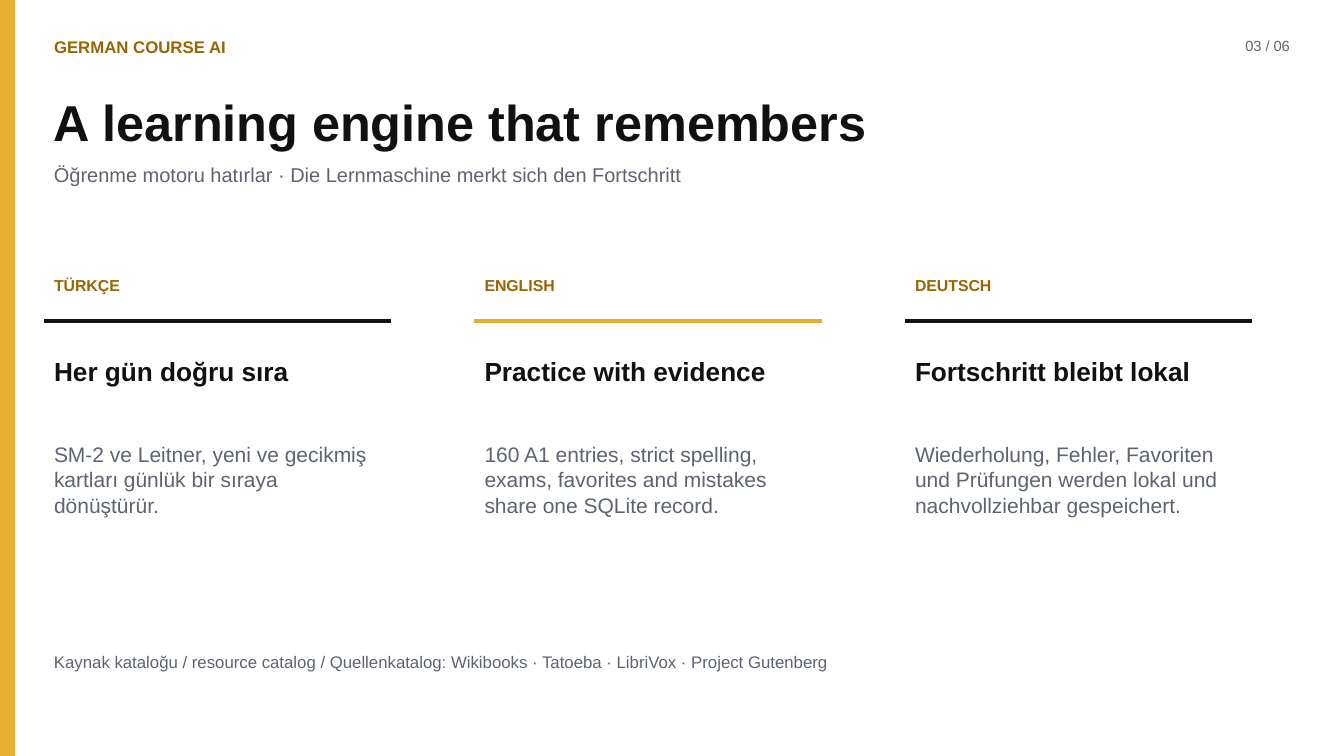
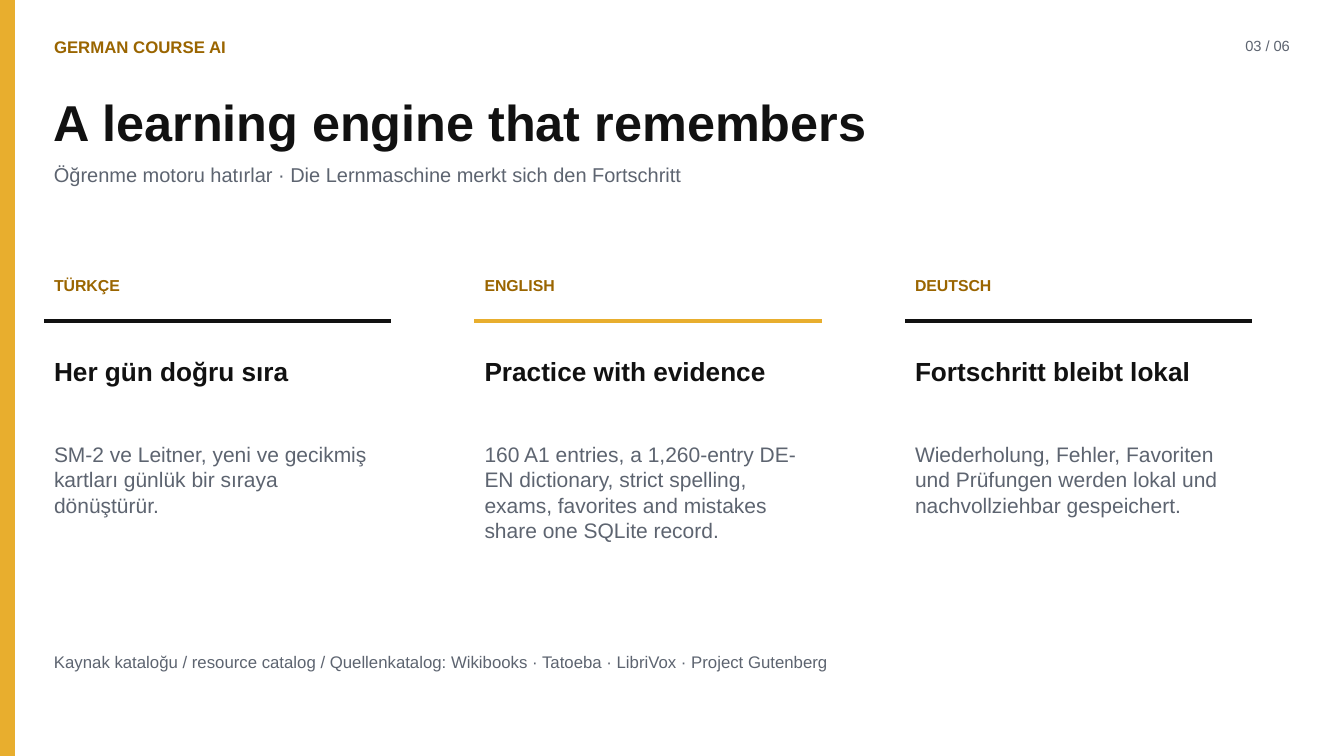
Before and after one commit to Azizsekerdil/GermanCourseAI, a slide deck: slide 3 of docs/presentation/German-Course-AI-Trilingual.pptx. Drawn at 1344x756 pixels with LibreOffice and Linux fonts; fonts in the diff are those of the drawing. Boxes give left, top, right and bottom in pixels: in the first picture for what was removed or moved away, otherwise in the second. Text is boxed around its words. In the diff, an @@ line names an element or a change of style, - is before the commit and + after.

```diff
--- a/docs/presentation/German-Course-AI-Trilingual.pptx
+++ b/docs/presentation/German-Course-AI-Trilingual.pptx
@@ text at bbox=[485, 447, 796, 542]: text changed @@
-160 A1 entries, strict spelling, exams, favorites and mistakes share one SQLite record.
+160 A1 entries, a 1,260-entry DE-EN dictionary, strict spelling, exams, favorites and mistakes share one SQLite record.
```
Also in this commit, not shown: 3 other slides changed, 12 other files.
